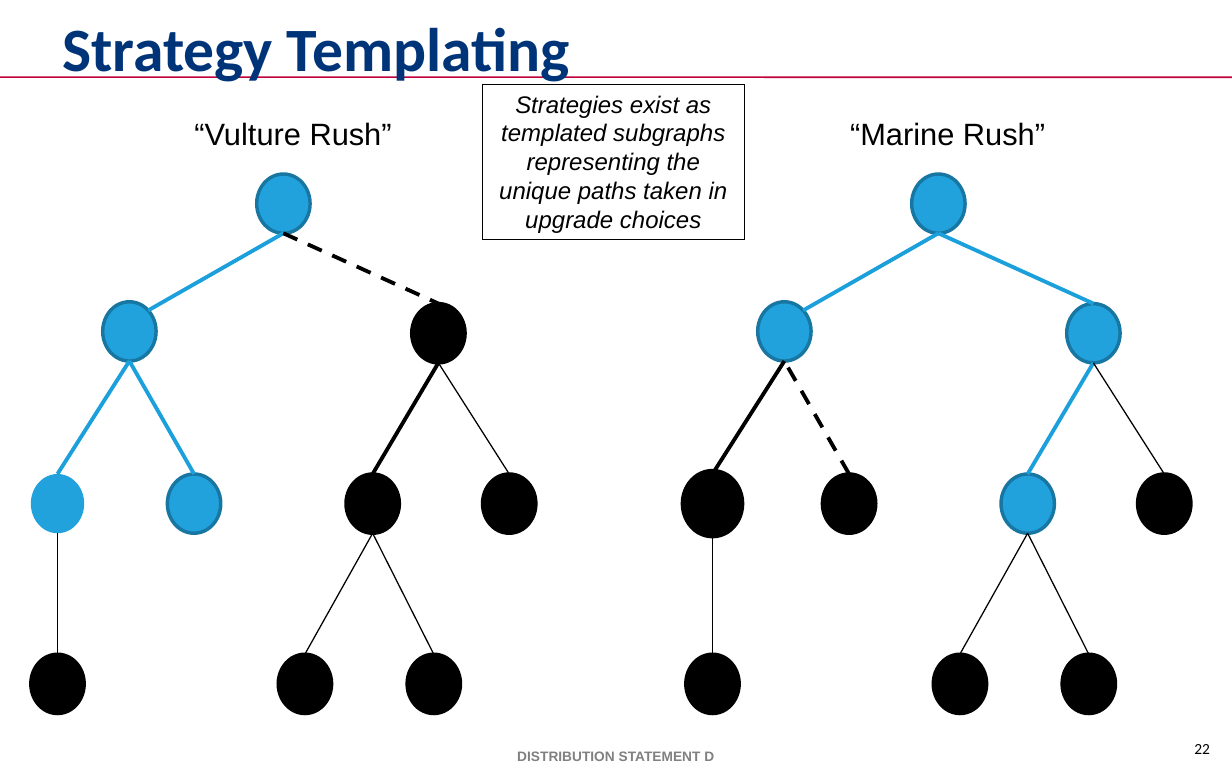
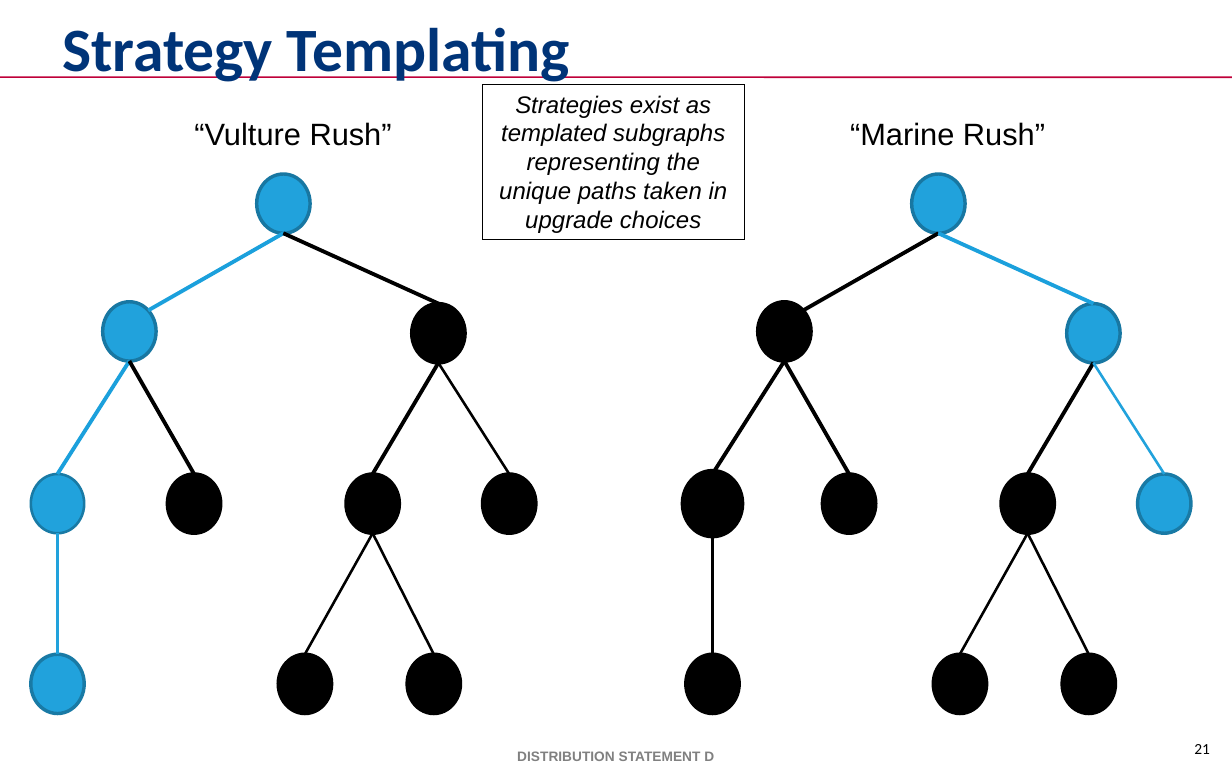
Before and after one commit to mikewkozak/IRE, a slide deck: slide 21 of Documentation/Thesis/Submission Draft/mkozak - Intent Recognition Engine.pptx (slide 22 before the commit). Drawn at 1232x770 pixels with LibreOffice and Linux fonts; fonts in the diff are those of the drawing; background and template pictures are left out. Boxes give left, top, right and bottom in pixels: in the first picture for what was removed or moved away, otherwise in the second. Text is boxed around its words. In the diff, an @@ line names an element or a change of style, - is before the commit and + after.

```diff
--- a/Documentation/Thesis/Submission Draft/mkozak - Intent Recognition Engine.pptx
+++ b/Documentation/Thesis/Submission Draft/mkozak - Intent Recognition Engine.pptx
@@ line (283, 233) - (439, 303): stroke #000000 2.25 pt dashed to #000000 2.25 pt @@
@@ line (939, 233) - (803, 310): stroke #1CA0DC 2.25 pt to #000000 2.25 pt @@
@@ line (193, 474) - (129, 361): stroke #1CA0DC 2.25 pt to #000000 2.25 pt @@
@@ line (849, 474) - (785, 361): stroke #000000 2.25 pt dashed to #000000 2.25 pt @@
@@ line (1027, 474) - (1094, 363): stroke #1CA0DC 2.25 pt to #000000 2.25 pt @@
@@ line (1164, 474) - (1094, 363): stroke #000000 0.75 pt to #21A2DC 1.5 pt @@
@@ ellipse at [31, 474, 84, 533]: outline none to #1979A5 1.5 pt @@
@@ fill #21A2DC to #000000; outline #1878A3 2 pt to #000000 2 pt in 3 elements at [168, 474, 221, 533], [758, 302, 811, 361], [1000, 474, 1053, 533] @@
@@ ellipse at [1137, 474, 1190, 533]: fill #000000 to #21A2DC; outline #000000 2 pt to #1979A5 2 pt @@
@@ line (58, 654) - (58, 533): stroke #000000 0.75 pt to #21A2DC 2.25 pt @@
@@ line (960, 654) - (1027, 533): stroke #000000 0.75 pt to #000000 1.5 pt @@
@@ line (1089, 654) - (1027, 533): stroke #000000 0.75 pt to #000000 1.5 pt @@
@@ ellipse at [31, 654, 84, 713]: fill #000000 to #21A2DC; outline #000000 2 pt to #1979A5 2 pt @@
@@ page number at [1194, 744, 1210, 754]: text changed @@
-22
+21
```
Also in this commit, not shown: 15 other slides changed, 2 slides added, 1 slide removed.
